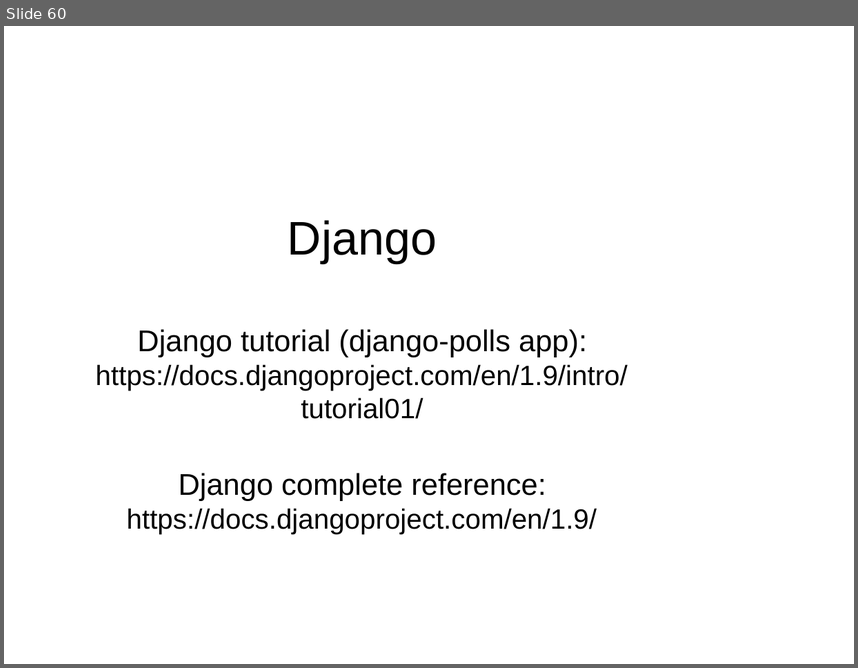
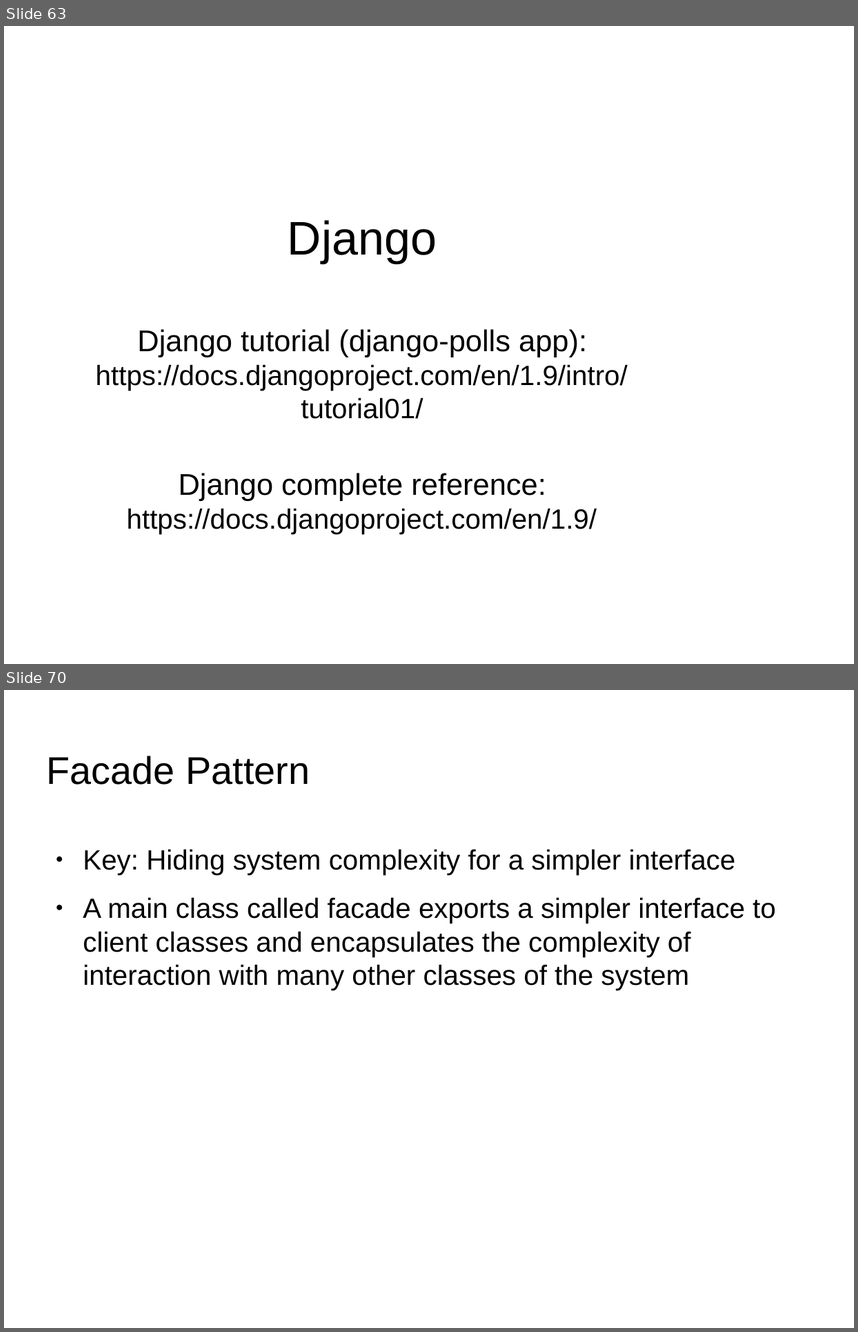
Before and after one commit to shikha-desai/Internship_PreWork, a slide deck: Python/Python_Notes.odp. Shown one above the other, each under a label of ours: slide 60 before the commit, slides 63 and 70 after it; the slides between them are not shown. The pictures are 858x668 and 858x1332 pixels, drawn with LibreOffice and Linux fonts; fonts in the diff are those of the drawing; background and template pictures are left out. Boxes give left, top, right and bottom in pixels: in the first picture for what was removed or moved away, otherwise in the second. Text is boxed around its words. In the diff, an @@ line names an element or a change of style, - is before the commit and + after.

Commit message:
Added few design patterns to python

```diff
--- a/Python/Python_Notes.odp
+++ b/Python/Python_Notes.odp
@@ slide 70 added at (4, 690, 854, 1328), background picture (left out) @@
@@ title added at (47, 756, 310, 785), 36 pt, text #000000 @@
+Facade Pattern
@@ text added at (83, 849, 776, 990), 26 pt, text #000000 @@
+● Key: Hiding system complexity for a simpler interface
+● A main class called facade exports a simpler interface to client classes and encapsulates the complexity of interaction with many other classes of the system
@@ what was slide 60 is now slide 63 @@
```
Also in this commit, not shown: 12 other slides added.
